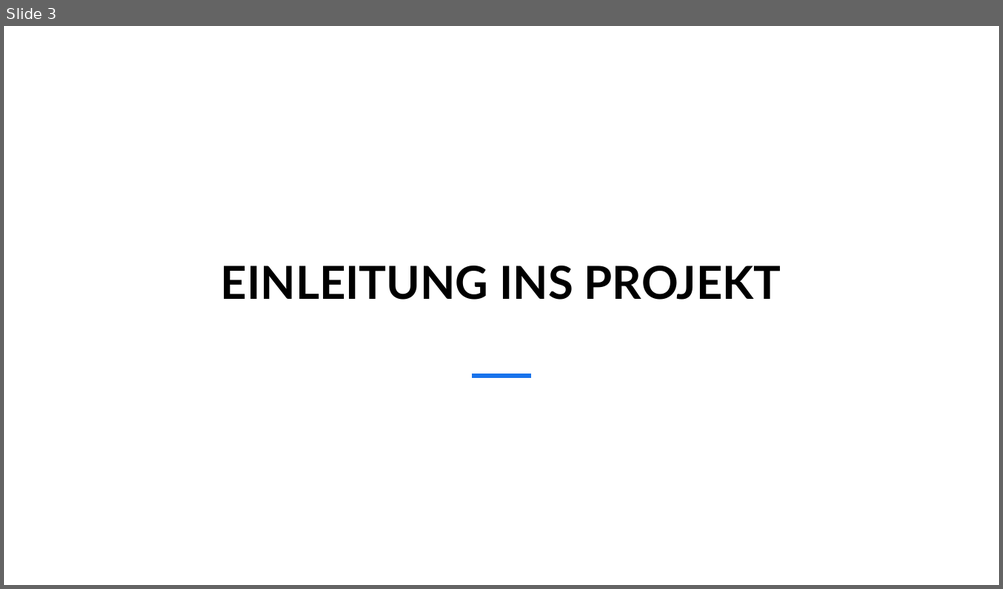
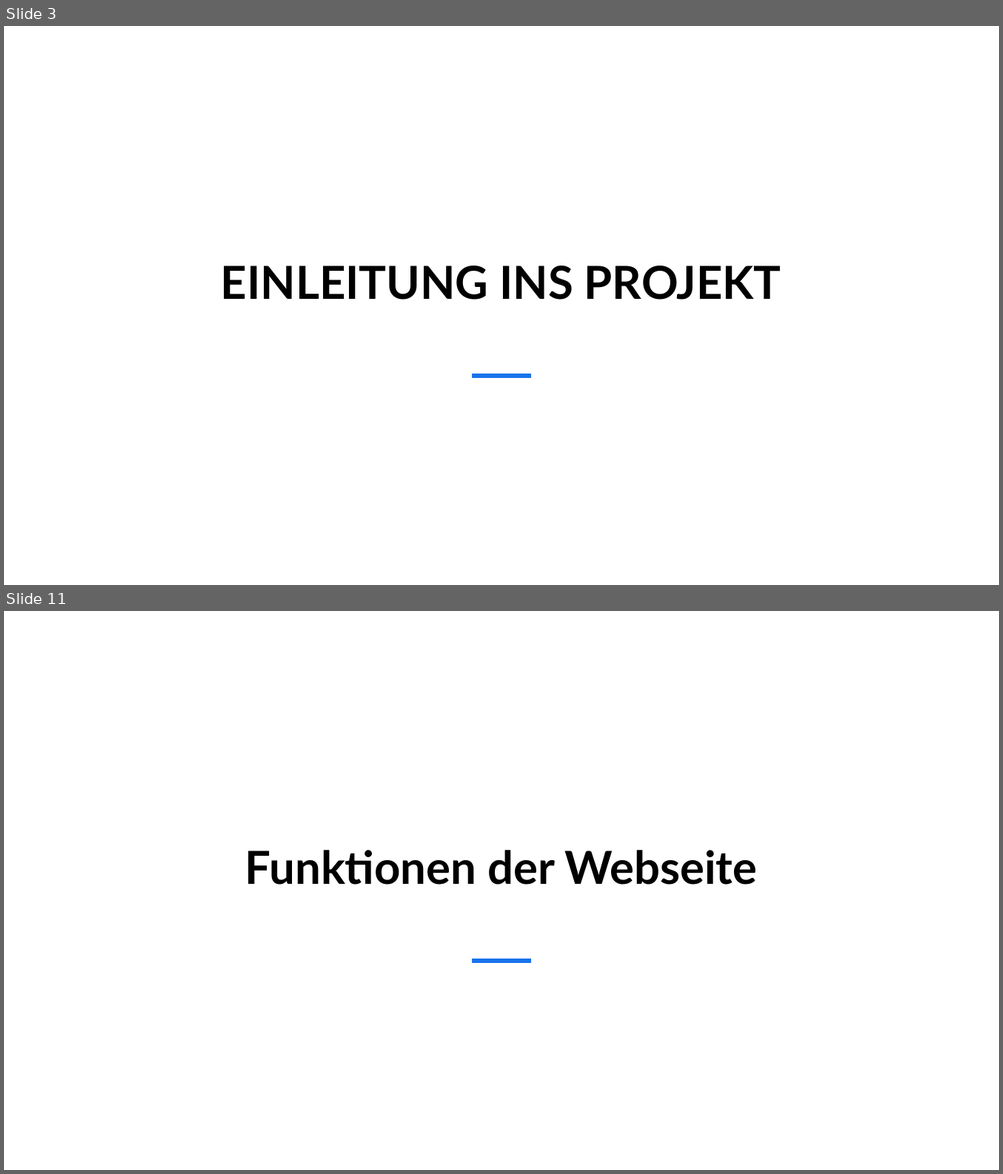
Before and after one commit to MasterLini/HomeSphere, a slide deck: Project-management/999. Abschlusspräsentation/Abschlusspräsentation 25.02.2025 HomeSphere.pptx. Shown one above the other, each under a label of ours: slide 3 before the commit, slides 3 and 11 after it; the slides between them are not shown. The pictures are 1003x589 and 1003x1174 pixels, drawn with LibreOffice and Linux fonts; fonts in the diff are those of the drawing; background and template pictures are left out. Boxes give left, top, right and bottom in pixels: in the first picture for what was removed or moved away, otherwise in the second. Text is boxed around its words. In the diff, an @@ line names an element or a change of style, - is before the commit and + after.

```diff
--- a/Project-management/999. Abschlusspräsentation/Abschlusspräsentation 25.02.2025 HomeSphere.pptx
+++ b/Project-management/999. Abschlusspräsentation/Abschlusspräsentation 25.02.2025 HomeSphere.pptx
@@ slide 11 added at [4, 611, 999, 1170], background picture (left out) @@
@@ title added at [245, 850, 757, 885], 44 pt, text #000000, bold @@
+Funktionen der Webseite
@@ line added from (472, 961) to (532, 961), #1973EB 4.5 pt @@
```
Also in this commit, not shown: 2 slides changed, 13 other slides added, 1 other file.
